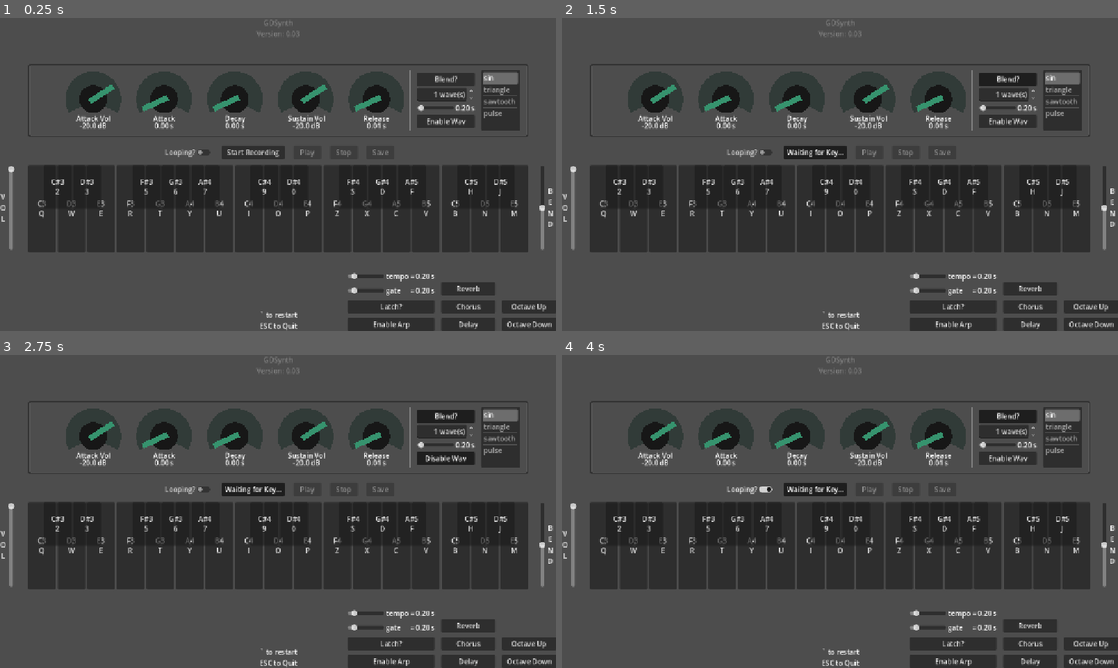
Above: before the commit, frames 1-4 (two rows, left to right).
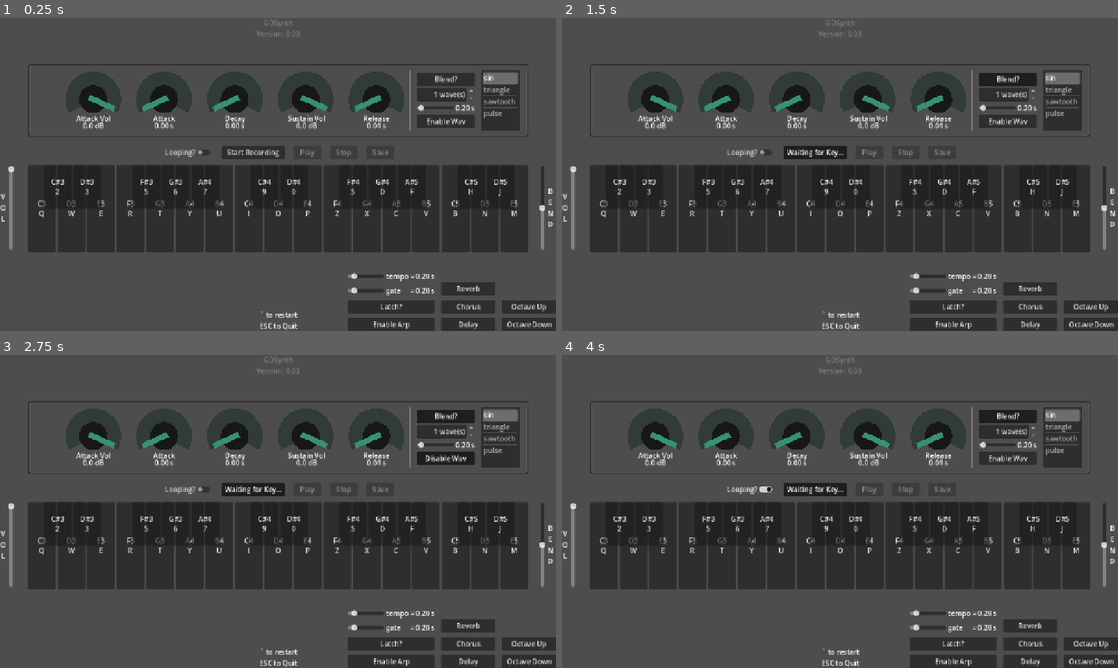
Above: after the commit, the same moments.

Repository: BaconEggsRL/GDSynth
Game: Godot game, scene res://main.tscn
The game is run twice, just before and just after one commit, with the same random seed, the same clock (stepped at 60 frames per second) and the same inputs. The engine's default icon, where the game draws it, is replaced by a stand-in: a white triangle on a blue panel in a dark square.
Inputs:
- Up to frame 1 (0.25 s): no input
- Up to frame 2 (1.5 s): click "Start Recording" at 0.5 s; click "Blend?" at 1.25 s
- Up to frame 3 (2.75 s): click "Enable Wav" at 2 s
- Up to frame 4 (4 s): click "Disable Wav" at 2.75 s; click "Looping?" at 3.5 s

The runs differ from the first frame. In frame 1, 0.4% of the frame differs, in the area x 14-59%, y 21-36%; in frame 2, 0.4%; in frame 3, 0.4%; in frame 4, 0.4%.

Commit message:
raise default volume

Diff:
--- a/main.gd
+++ b/main.gd
@@ -17,7 +17,7 @@
 
 const min_peak_db:float = -80.0
 const max_peak_db:float = 0.0
-@export_range (min_peak_db, max_peak_db, 1) var peak_db = -20.0
+@export_range (min_peak_db, max_peak_db, 1) var peak_db = 0.0
 
 const min_sus_db:float = -80.0
 const max_sus_db:float = 0.0
Not shown, added: presets/s1.jpg.import
